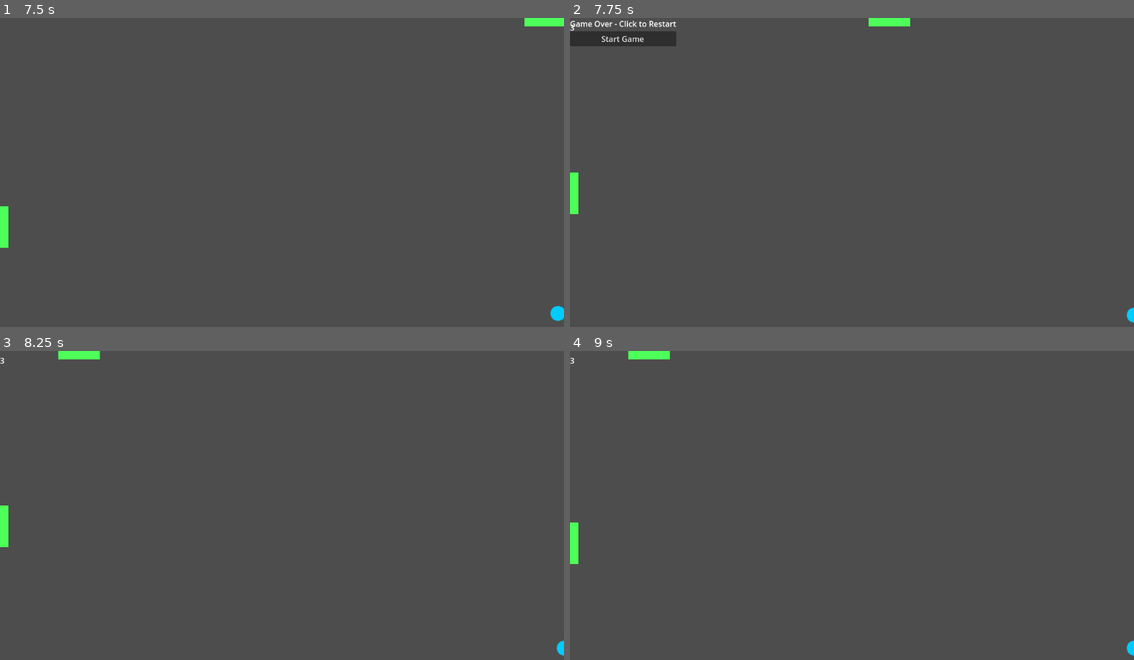
Above: before the commit, frames 1-4 (two rows, left to right).
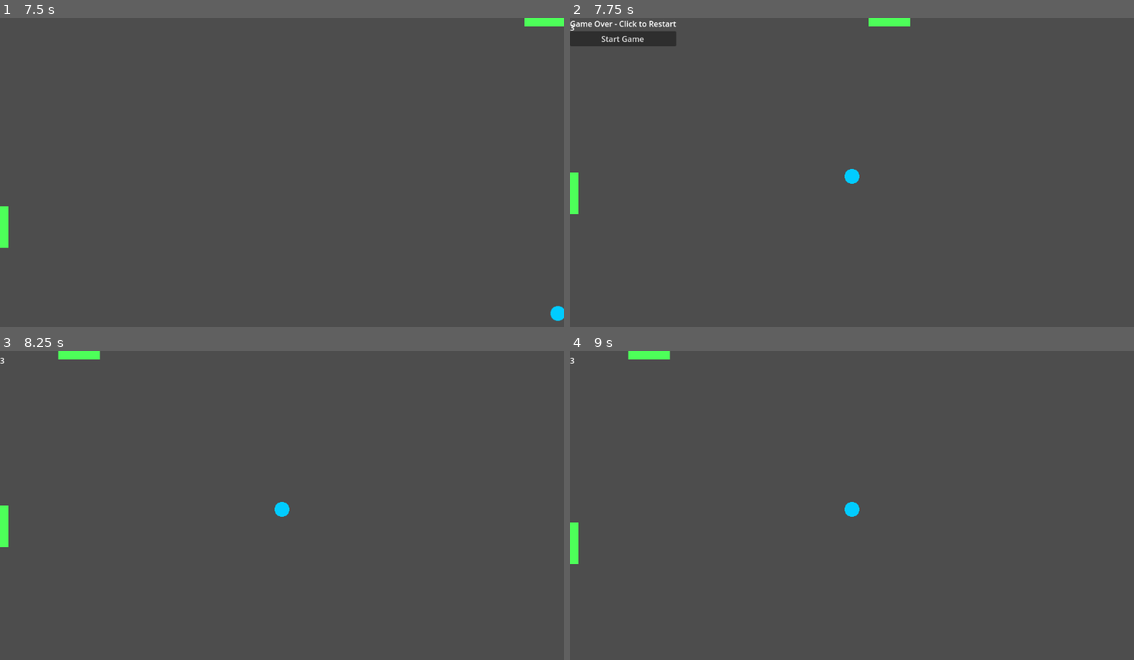
Above: after the commit, the same moments.

Repository: JTheoMitr/pong-infinity
Game: Godot game, scene res://main.tscn
Two runs of this game, one before a commit and one after it. Both use one fixed random seed, a clock stepped at 60 frames per second and the inputs below.
Inputs (mouse positions are in pixels of both pictures, inside the frame that each line leads up to):
- Up to frame 1 (7.5 s): click "Start Game" at 0.5 s; tap Enter (ui_accept) at 1.25, 1.52, 2.75, 4.52 s; move the mouse to (406, 160) at 1.27 s; hold Up (ui_up) 1.28-2 s; tap S (s) every 1.5 s from 1.35 to 7.35 s; click (406, 160) at 1.42 s; tap W (w) every 1.5 s from 1.55 to 6.05 s; drag from (169, 191) to (253, 240) at 2.02 s; move the mouse to (338, 107) at 2.77 s; hold Up (ui_up) 2.78-3.5 s; drag from (253, 240) to (112, 129) at 3.52 s; move the mouse to (451, 225) at 4.27 s; hold Down (ui_down) 4.28-5 s; drag from (112, 129) to (197, 98) at 5.02 s; move the mouse to (310, 175) at 5.77 s; hold Down (ui_down) 5.78-6.5 s; click (310, 175) at 5.92 s; drag from (197, 98) to (169, 191) at 6.52 s; move the mouse to (406, 160) at 7.27 s; hold Up (ui_up) from 7.28 s (still down)
- Up to frame 2 (7.75 s): keep holding Up (ui_up); tap Enter (ui_accept) at 7.52 s; tap W (w) at 7.55 s
- Up to frame 3 (8.25 s): release Up (ui_up) at 8 s; click "Start Game" at 8 s
- Up to frame 4 (9 s): tap Enter (ui_accept) at 8.75 s; drag from (739, 524) to (823, 573) at 8.77 s

Frame 1 is identical in both runs. In frame 2, 0.2% of the frame differs, in the area x 48-100%, y 48-99%; in frame 3, 0.2%; in frame 4, 0.2%.

Commit message:
ball reset on game over
paddles still stay in place but we'll tackle it later

Diff:
--- a/main.gd
+++ b/main.gd
@@ -24,11 +24,20 @@
 
 
 func reset_positions(screen_center: Vector2) -> void:
-	ball.position = screen_center
+	# Fully reset ball motion
+	ball.sleeping = true
+	ball.linear_velocity = Vector2.ZERO
+	ball.angular_velocity = 0.0
+	ball.direction = Vector2.ZERO
+
+	# Force physics engine to accept new transform
+	var new_transform := ball.transform
+	new_transform.origin = screen_center
+	PhysicsServer2D.body_set_state(ball.get_rid(), PhysicsServer2D.BODY_STATE_TRANSFORM, new_transform)
+
+	# Reset paddles
 	paddle_left.position = Vector2(50.0, screen_center.y)
 	paddle_right.position = Vector2(get_viewport_rect().size.x - 50.0, screen_center.y)
-	ball.linear_velocity = Vector2.ZERO
-	ball.direction = Vector2.ZERO
 
 
 func _unhandled_input(event: InputEvent) -> void:
@@ -38,8 +47,11 @@
 
 func _on_start_button_pressed() -> void:
 	if game_over_state:
+		print("game over")
 		game_over_state = false
-		reset_positions(get_viewport_rect().size * 0.5)
+	var screen_size := get_viewport_rect().size
+	var screen_center := screen_size * 0.5
+	reset_positions(screen_center)
 	await countdown_and_start()
 
 
@@ -48,8 +60,10 @@
 		hud.show_countdown(i)
 		await get_tree().create_timer(1.0).timeout
 	hud.hide_countdown()
+
+	# Wake the ball back up
+	ball.sleeping = false
 	start_game()
-
 
 func start_game() -> void:
 	hud.hide_start_message()
--- a/project.godot
+++ b/project.godot
@@ -27,3 +27,8 @@
 "events": [Object(InputEventKey,"resource_local_to_scene":false,"resource_name":"","device":0,"window_id":0,"alt_presse …(189 unchanged characters)…
 ]
 }
+ui_pause={
+"deadzone": 0.2,
+"events": [Object(InputEventKey,"resource_local_to_scene":false,"resource_name":"","device":0,"window_id":0,"alt_pressed":false,"shift_pressed":false,"ctrl_pressed":false,"meta_pressed":false,"pressed":false,"keycode":0,"physical_keycode":80,"key_label":0,"unicode":0,"location":0,"echo":false,"script":null)
+]
+}
